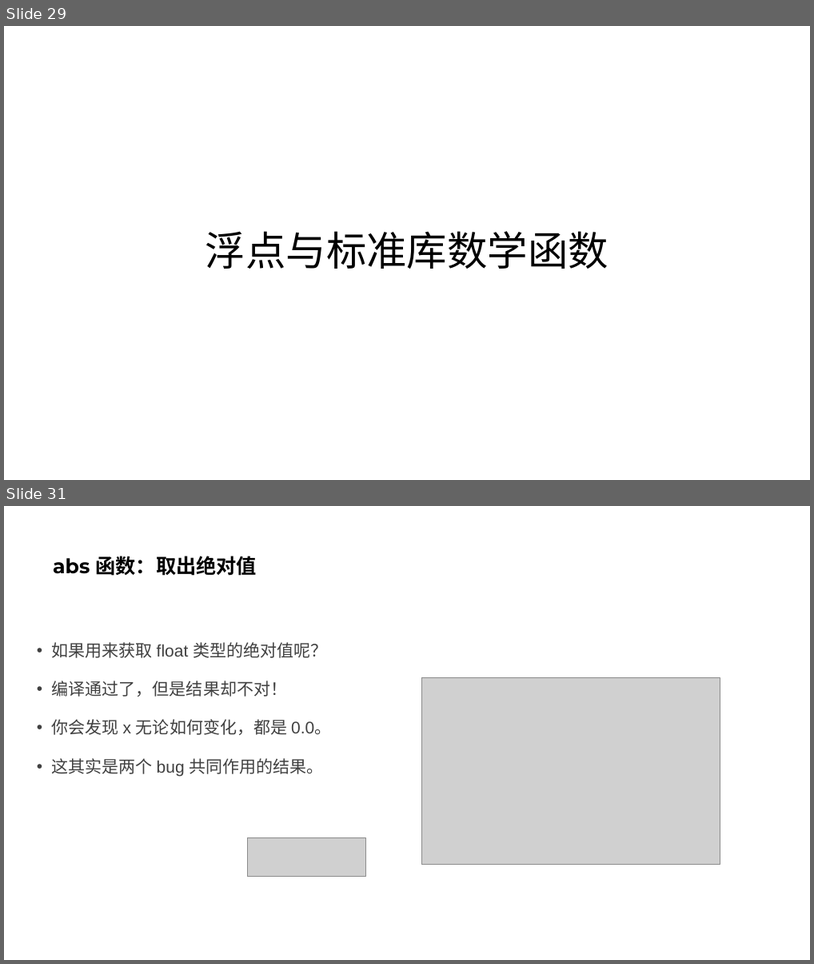
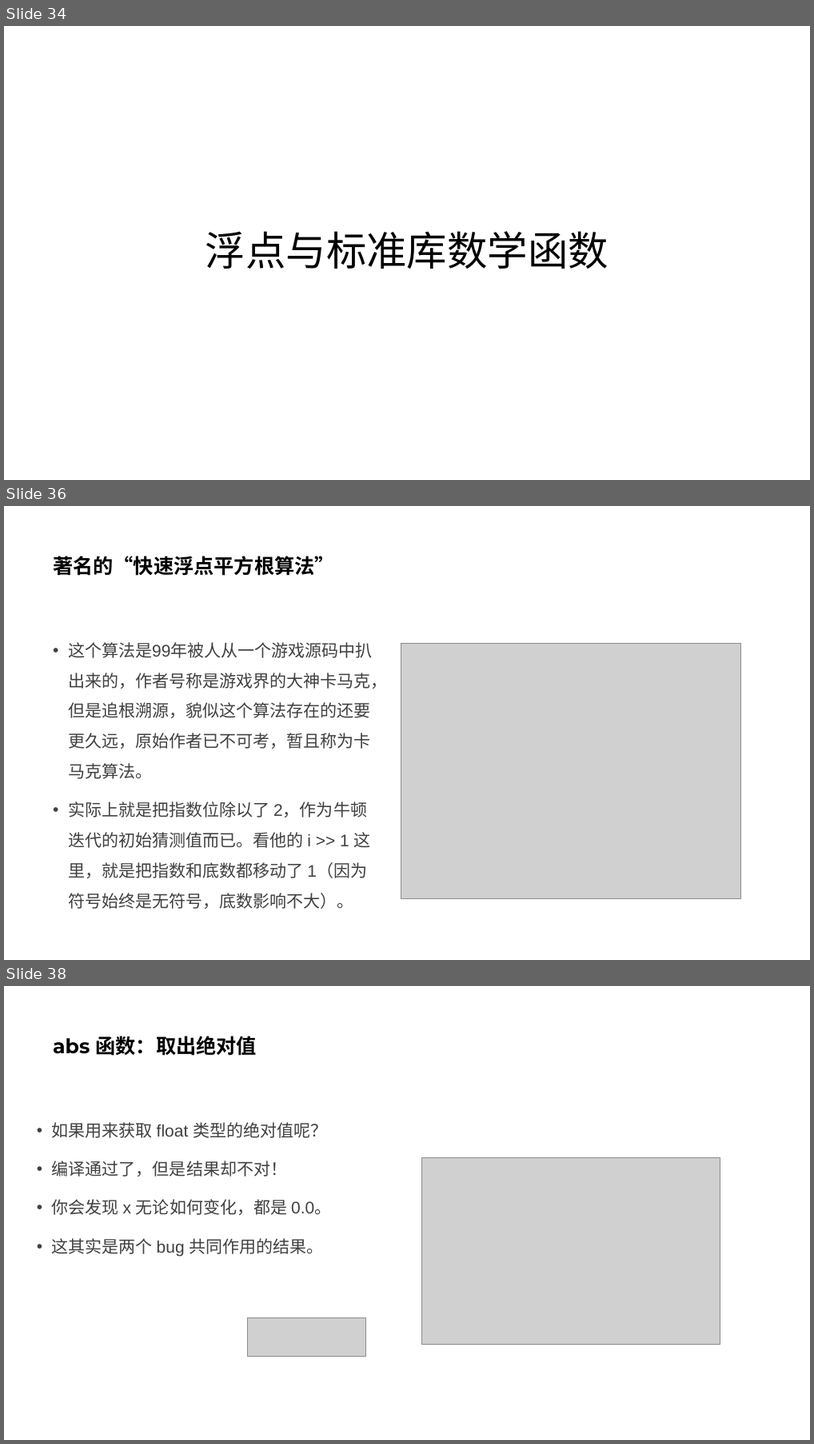
Before and after one commit to parallel101/course, a slide deck: 12/slides.pptx. Shown one above the other, each under a label of ours: slides 29 and 31 before the commit, slides 34, 36 and 38 after it; the slides between them are not shown. The pictures are 814x964 and 814x1444 pixels, drawn with LibreOffice and Linux fonts; fonts in the diff are those of the drawing; grey boxes stand for pictures. Boxes give left, top, right and bottom in pixels: in the first picture for what was removed or moved away, otherwise in the second. Text is boxed around its words. In the diff, an @@ line names an element or a change of style, - is before the commit and + after.

```diff
--- a/12/slides.pptx
+++ b/12/slides.pptx
@@ slide 36 added at (x1=4, y1=506, x2=810, y2=960), background #FFFFFF @@
@@ title added at (x1=53, y1=556, x2=335, y2=576), 24 pt, text #000000, bold @@
+著名的“快速浮点平方根算法”
@@ text added at (x1=68, y1=642, x2=388, y2=908), 20 pt, text #404040 @@
+• 这个算法是99年被人从一个游戏源码中扒出来的，作者号称是游戏界的大神卡马克，但是追根溯源，貌似这个算法存在的还要更久远，原始作者已不可考，暂且称为卡马克算法。
+• 实际上就是把指数位除以了 2，作为牛顿迭代的初始猜测值而已。看他的 i >> 1 这里，就是把指数和底数都移动了 1（因为符号始终是无符号，底数影响不大）。
@@ picture added at (x1=402, y1=644, x2=741, y2=899) @@
@@ what was slide 29 is now slide 34 @@
@@ what was slide 31 is now slide 38 @@
```
Also in this commit, not shown: 4 slides changed, 6 other slides added, 9 other files.
